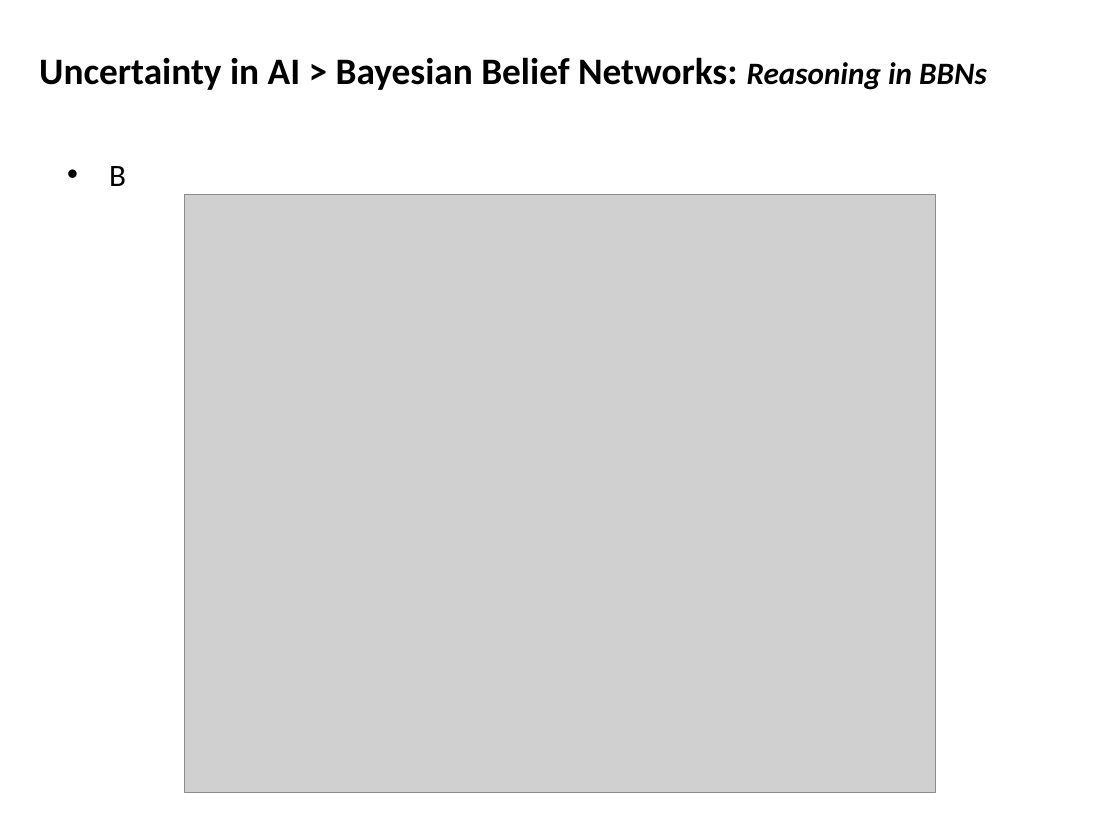
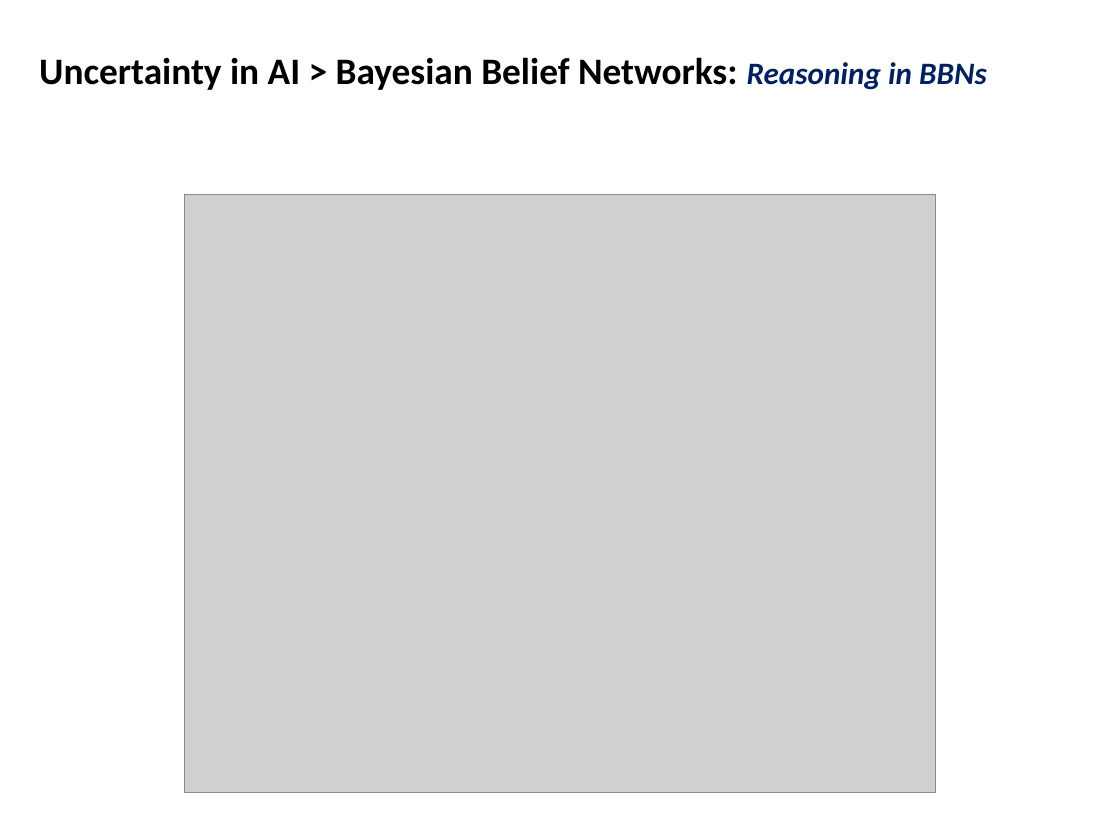
Before and after one commit to mshayganfar/CompExam1, a slide deck: slide 29 of presentation/PhD-comprehensive-exam-2.pptx. Drawn at 1120x840 pixels with LibreOffice and Linux fonts; fonts in the diff are those of the drawing; grey boxes stand for pictures. Boxes give left, top, right and bottom in pixels: in the first picture for what was removed or moved away, otherwise in the second. Text is boxed around its words. In the diff, an @@ line names an element or a change of style, - is before the commit and + after.

```diff
--- a/presentation/PhD-comprehensive-exam-2.pptx
+++ b/presentation/PhD-comprehensive-exam-2.pptx
@@ text "Uncertainty in AI > Bayesian ..." at [39, 57, 987, 90]: text colour #000000 to #002060 in "Reasoning in BBNs" @@
@@ text removed at [109, 166, 126, 186] @@
-• B
```
Also in this commit, not shown: 27 other slides changed, 1 slide removed.
